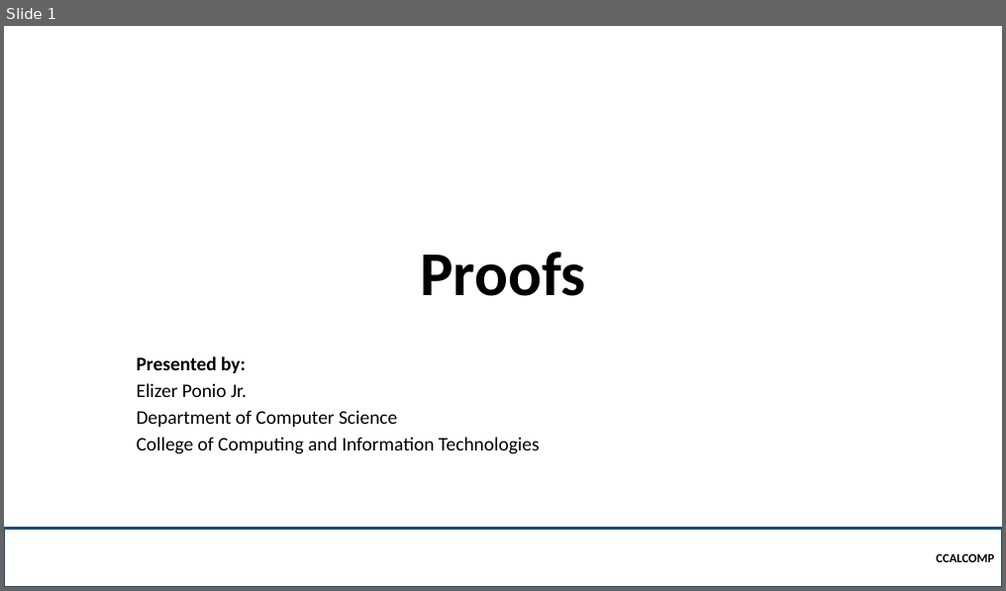
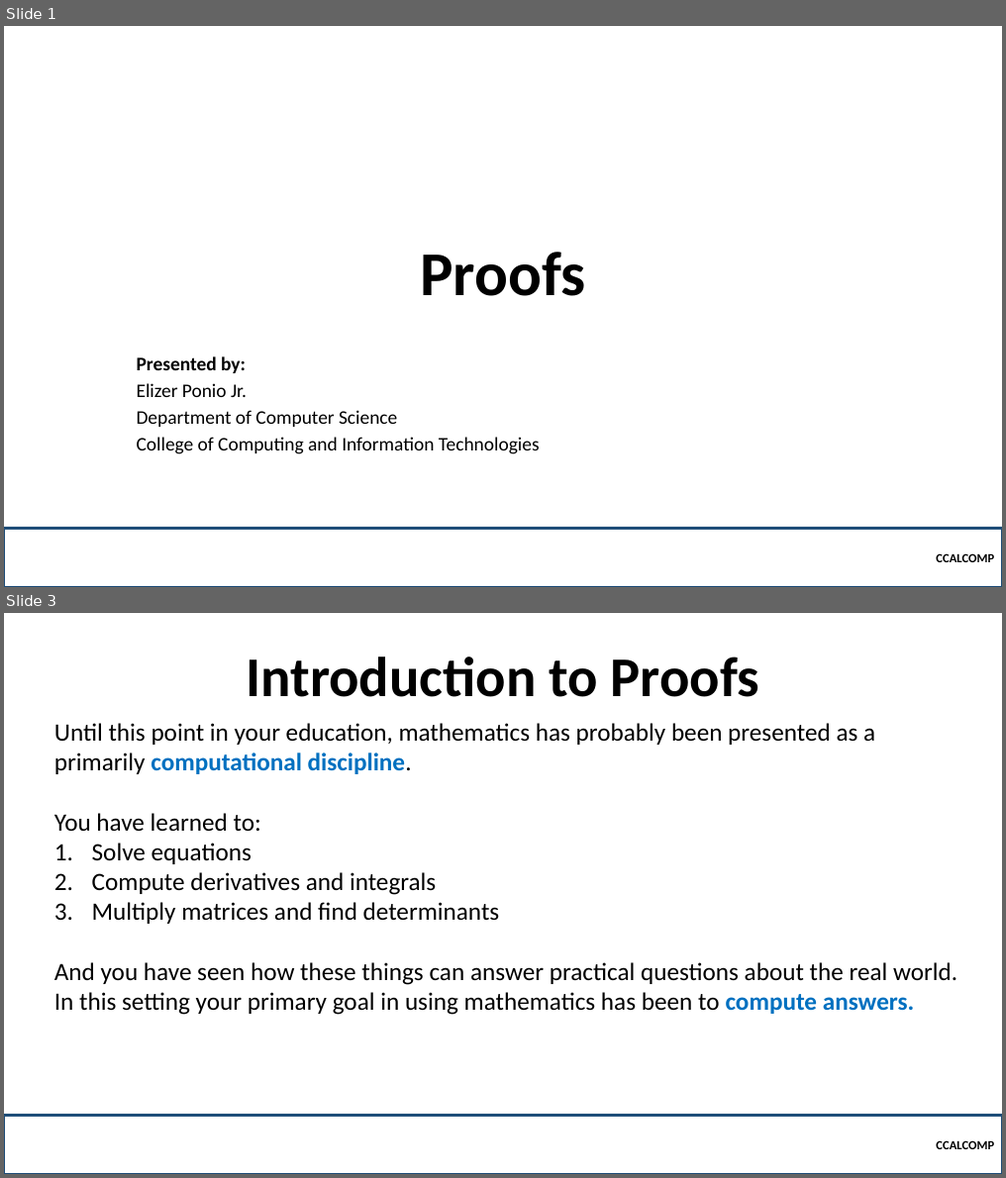
Before and after one commit to robitussin/CCALCOMP, a slide deck: Week 3 - Proofs/Proofs.pptx. Shown one above the other, each under a label of ours: slide 1 before the commit, slides 1 and 3 after it; the slides between them are not shown. The pictures are 1006x591 and 1006x1178 pixels, drawn with LibreOffice and Linux fonts; fonts in the diff are those of the drawing; background and template pictures are left out. Boxes give left, top, right and bottom in pixels: in the first picture for what was removed or moved away, otherwise in the second. Text is boxed around its words. In the diff, an @@ line names an element or a change of style, - is before the commit and + after.

```diff
--- a/Week 3 - Proofs/Proofs.pptx
+++ b/Week 3 - Proofs/Proofs.pptx
@@ slide 3 added at bbox=[4, 613, 1002, 1174], background picture (left out) @@
@@ title added at bbox=[246, 657, 759, 697], 54 pt, text #000000, bold @@
+Introduction to Proofs
@@ text added at bbox=[54, 723, 957, 1015], 24 pt, text #000000 @@
+Until this point in your education, mathematics has probably been presented as a primarily computational discipline.
+You have learned to:
+1. Solve equations
+2. Compute derivatives and integrals
+3. Multiply matrices and find determinants
+And you have seen how these things can answer practical questions about the real world. In this setting your primary goal in using mathematics has been to compute answers.
@@ rectangle added at bbox=[4, 1115, 1002, 1174], outline #1F4E79 2.25 pt, 12 pt, text #000000, bold @@
+CCALCOMP
```
Also in this commit, not shown: 3 other slides added, 2 slides removed, 2 other files.
